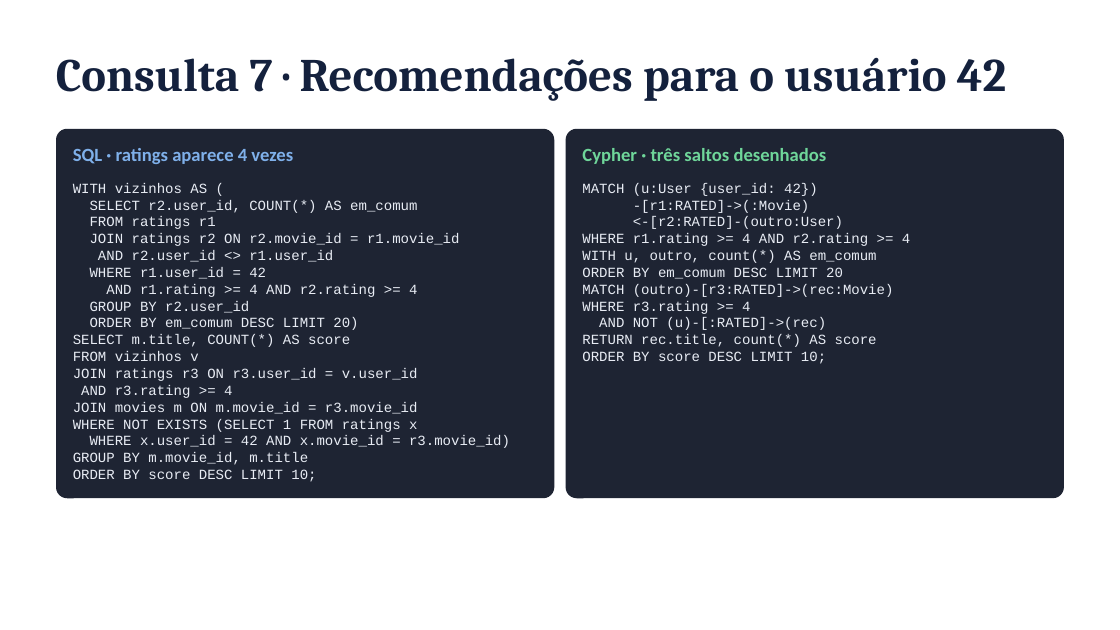
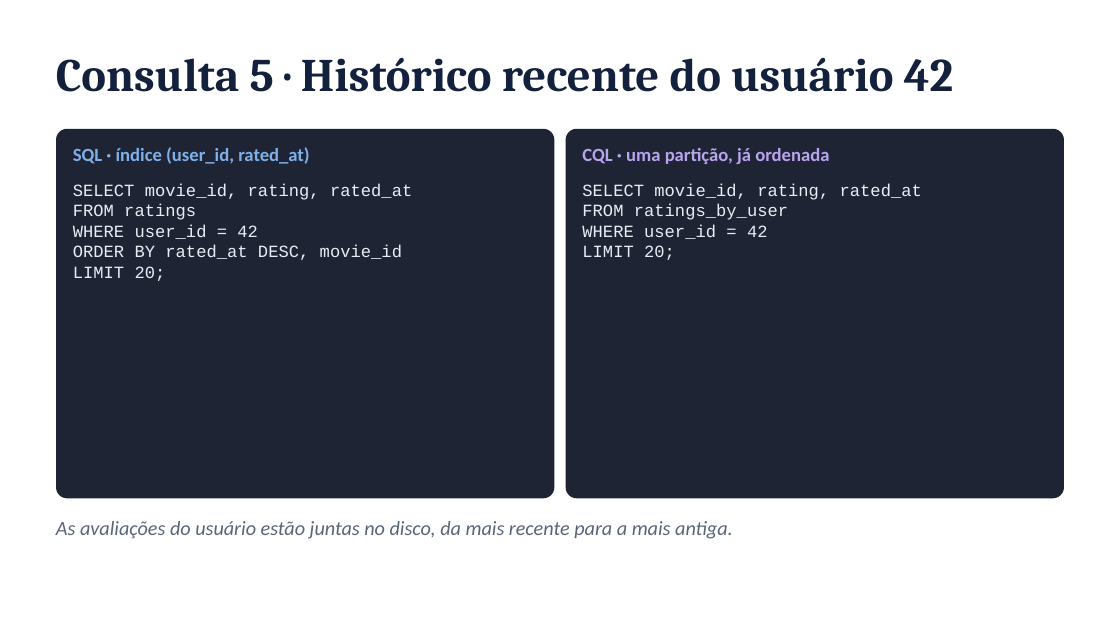
Before and after one commit to FineiasAntonio/BancoDeDados, a slide deck: slide 11 of docs/apresentacao.pptx (slide 13 before the commit). Drawn at 1120x630 pixels with LibreOffice and Linux fonts; fonts in the diff are those of the drawing. Boxes give left, top, right and bottom in pixels: in the first picture for what was removed or moved away, otherwise in the second. Text is boxed around its words. In the diff, an @@ line names an element or a change of style, - is before the commit and + after.

```diff
--- a/docs/apresentacao.pptx
+++ b/docs/apresentacao.pptx
@@ text at box(56, 58, 953, 92): text changed @@
-Consulta 7 · Recomendações para o usuário 42
+Consulta 5 · Histórico recente do usuário 42
@@ text at box(73, 147, 309, 164): text changed @@
-SQL · ratings aparece 4 vezes
+SQL · índice (user_id, rated_at)
@@ text at box(582, 148, 829, 164): text changed; text colour #6FD69A to #B9A4F0 @@
-Cypher · três saltos desenhados
+CQL · uma partição, já ordenada
@@ text at box(73, 183, 412, 281): text changed; size 9 to 11 pt @@
-WITH vizinhos AS (
-SELECT r2.user_id, COUNT(*) AS em_comum
-FROM ratings r1
-JOIN ratings r2 ON r2.movie_id = r1.movie_id
-AND r2.user_id <> r1.user_id
-WHERE r1.user_id = 42
-AND r1.rating >= 4 AND r2.rating >= 4
-GROUP BY r2.user_id
-ORDER BY em_comum DESC LIMIT 20)
-SELECT m.title, COUNT(*) AS score
-FROM vizinhos v
-JOIN ratings r3 ON r3.user_id = v.user_id
-AND r3.rating >= 4
-JOIN movies m ON m.movie_id = r3.movie_id
-WHERE NOT EXISTS (SELECT 1 FROM ratings x
-WHERE x.user_id = 42 AND x.movie_id = r3.movie_id)
-GROUP BY m.movie_id, m.title
-ORDER BY score DESC LIMIT 10;
+SELECT movie_id, rating, rated_at
+FROM ratings
+WHERE user_id = 42
+ORDER BY rated_at DESC, movie_id
+LIMIT 20;
@@ text at box(582, 183, 922, 260): text changed; size 9 to 11 pt @@
-MATCH (u:User {user_id: 42})
--[r1:RATED]->(:Movie)
-<-[r2:RATED]-(outro:User)
-WHERE r1.rating >= 4 AND r2.rating >= 4
-WITH u, outro, count(*) AS em_comum
-ORDER BY em_comum DESC LIMIT 20
-MATCH (outro)-[r3:RATED]->(rec:Movie)
-WHERE r3.rating >= 4
-AND NOT (u)-[:RATED]->(rec)
-RETURN rec.title, count(*) AS score
-ORDER BY score DESC LIMIT 10;
+SELECT movie_id, rating, rated_at
+FROM ratings_by_user
+WHERE user_id = 42
+LIMIT 20;
@@ text added at box(56, 521, 733, 539), 13 pt, text #5B6578, italic @@
+As avaliações do usuário estão juntas no disco, da mais recente para a mais antiga.
```
Also in this commit, not shown: 10 other slides changed, 3 slides added, 4 slides removed, 3 other files.
